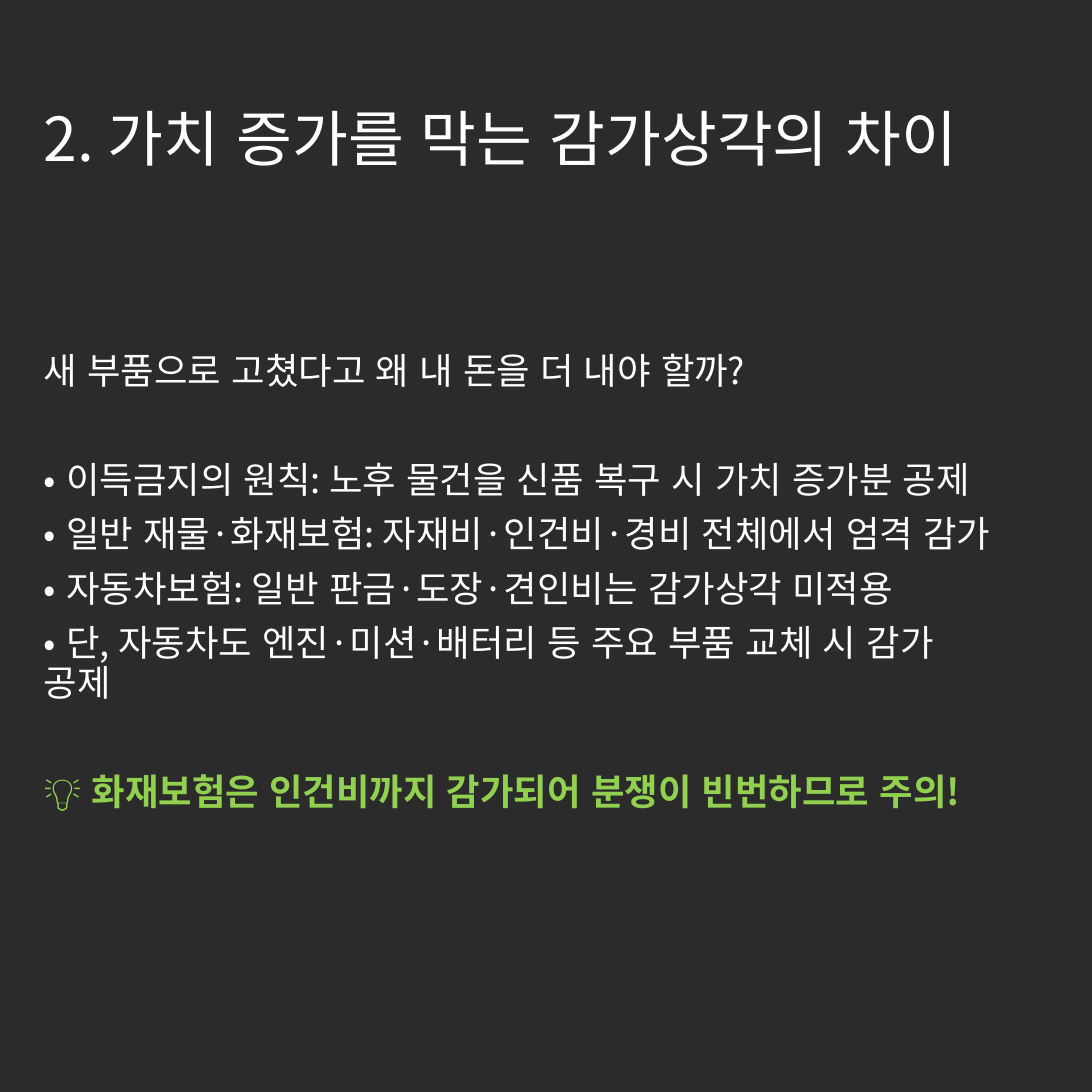
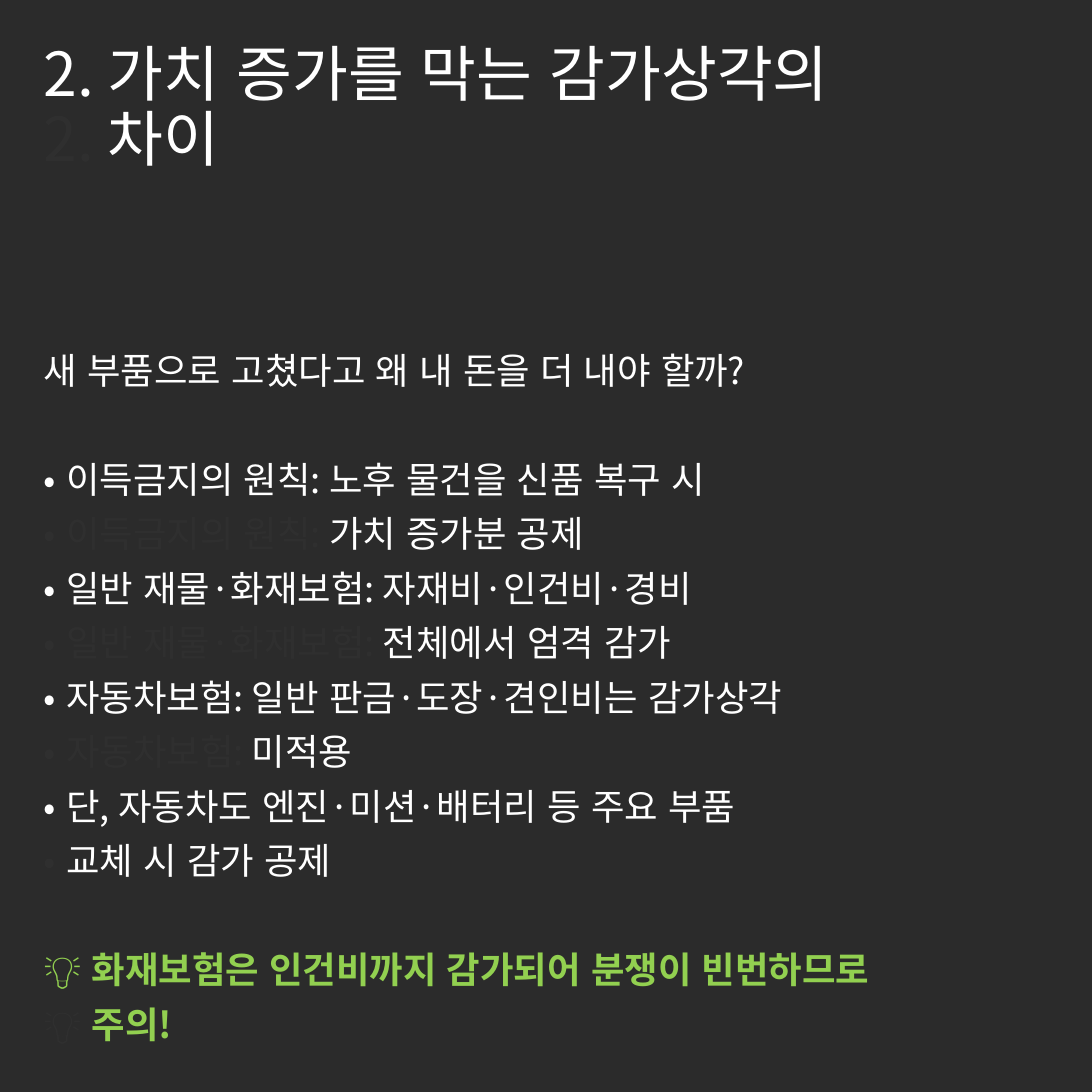
Before and after one commit to tladjuster00000029/brunch-SNS--auto, a slide deck: slide 3 of posts/images/generated_cards.pptx. Drawn at 1092x1092 pixels with LibreOffice and Linux fonts; fonts in the diff are those of the drawing; background and template pictures are left out; a plain dark background stands for a picture behind light text. Boxes give left, top, right and bottom in pixels: in the first picture for what was removed or moved away, otherwise in the second. Text is boxed around its words. In the diff, an @@ line names an element or a change of style, - is before the commit and + after.

```diff
--- a/posts/images/generated_cards.pptx
+++ b/posts/images/generated_cards.pptx
@@ title at [44, 46, 829, 180]: text changed @@
-2. 가치 증가를 막는 감가상각의 차이
+2. 가치 증가를 막는 감가상각의
+2. 차이
@@ subtitle at [66, 462, 870, 987]: text changed @@
-• 이득금지의 원칙: 노후 물건을 신품 복구 시 가치 증가분 공제
-• 일반 재물·화재보험: 자재비·인건비·경비 전체에서 엄격 감가
-• 자동차보험: 일반 판금·도장·견인비는 감가상각 미적용
-• 단, 자동차도 엔진·미션·배터리 등 주요 부품 교체 시 감가 공제
-💡 화재보험은 인건비까지 감가되어 분쟁이 빈번하므로 주의!
+• 이득금지의 원칙: 노후 물건을 신품 복구 시
+• 이득금지의 원칙: 가치 증가분 공제
+• 일반 재물·화재보험: 자재비·인건비·경비
+• 일반 재물·화재보험: 전체에서 엄격 감가
+• 자동차보험: 일반 판금·도장·견인비는 감가상각
+• 자동차보험: 미적용
+• 단, 자동차도 엔진·미션·배터리 등 주요 부품
+• 교체 시 감가 공제
+💡 화재보험은 인건비까지 감가되어 분쟁이 빈번하므로
+💡 주의!
```
Also in this commit, not shown: 4 other slides changed, 7 other files.
